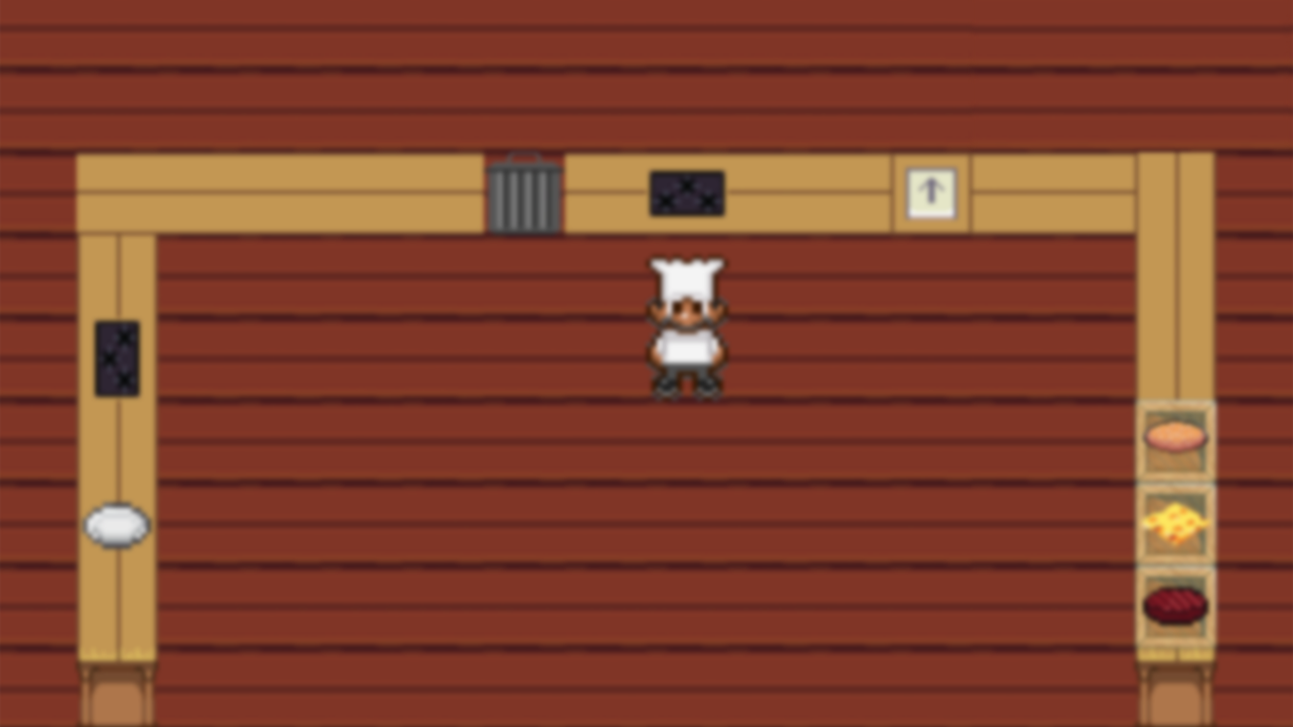
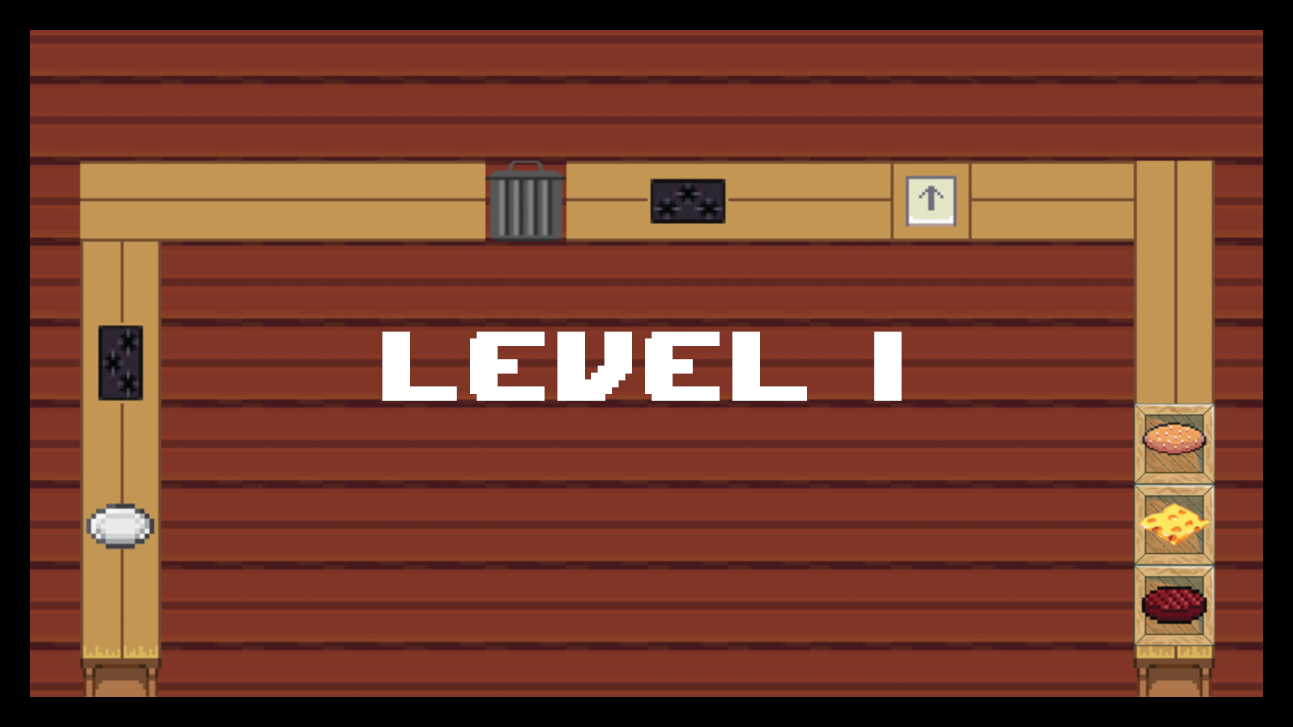
Two versions of the same layered image (1293x727). Layer-by-layer changes:
added layer "LEVEL 1" above "Camada 8" over [382, 331, 902, 401]
added layer "Camada 8" above "Camada 7" over [22, 697, 1287, 727]
added layer "Camada 7" above "Camada 6" over [0, 0, 1293, 30]
added layer "Camada 6" above "Camada 5" over [1263, 0, 1293, 727]
added layer "Camada 5" above "Camada 3" over [0, 6, 1290, 727]
added layer "Camada 3" above "Camada 1" over [1287, 0, 1293, 727]
painted on "Camada 1" over [966, 0, 1293, 157]
added layer "Camada 2" above "Camada 0" over [0, 0, 766, 727]
painted on "Camada 0" over [0, 0, 1293, 727]
